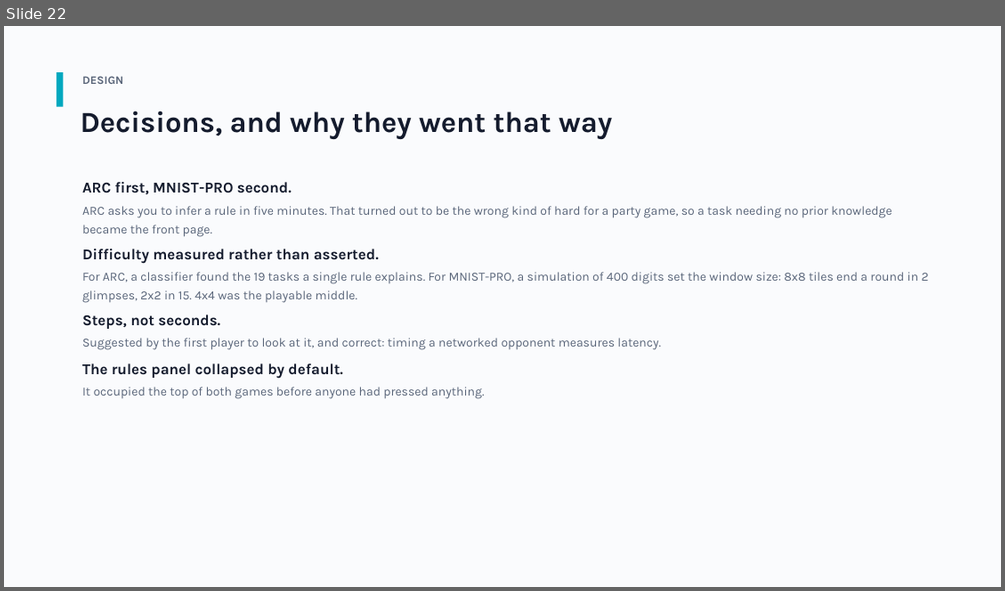
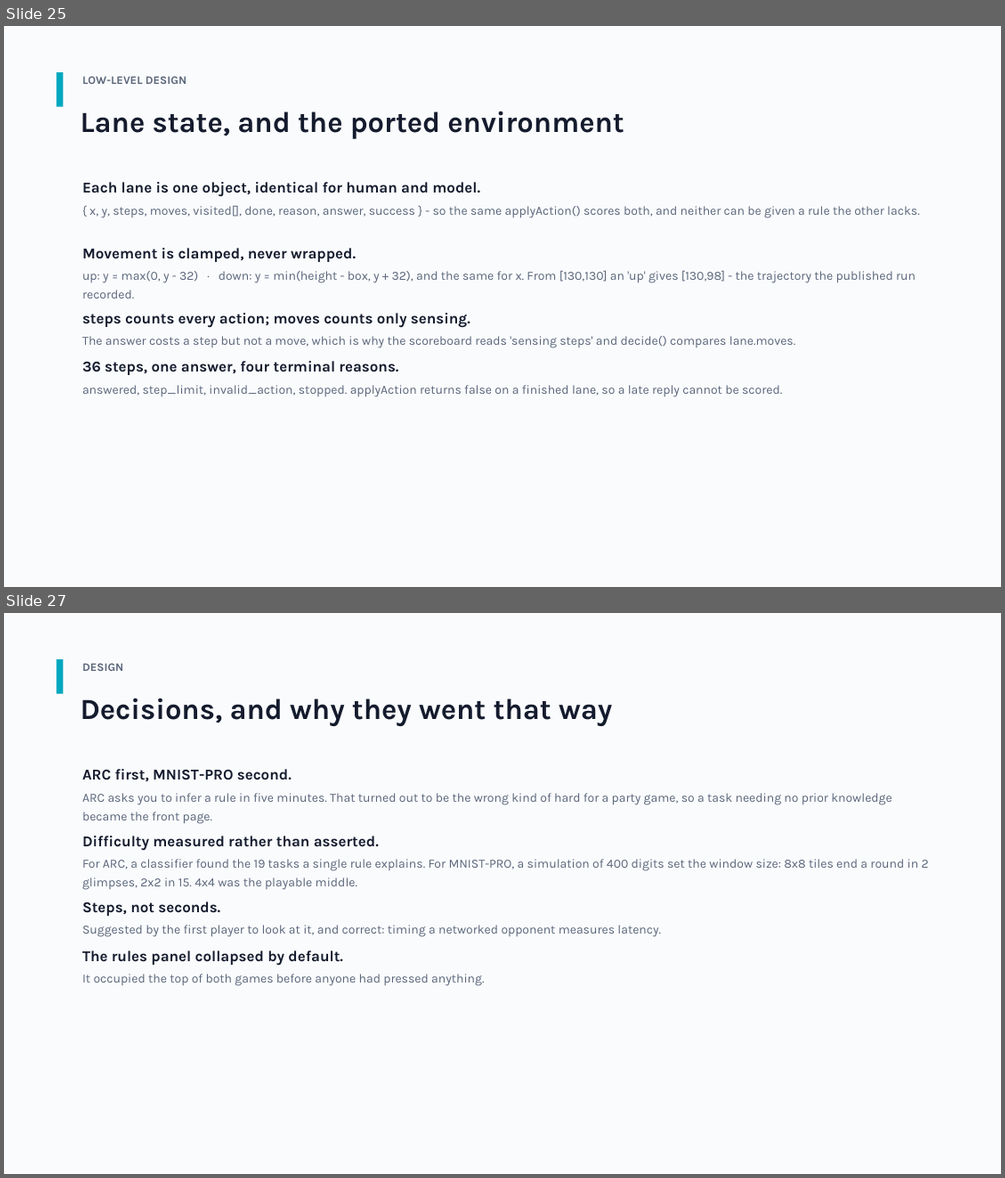
Before and after one commit to panandi/mnistpro, a slide deck: docs/MNIST-PRO-overview.pptx. Shown one above the other, each under a label of ours: slide 22 before the commit, slides 25 and 27 after it; the slides between them are not shown. The pictures are 1005x591 and 1005x1178 pixels, drawn with LibreOffice and Linux fonts; fonts in the diff are those of the drawing. Boxes give left, top, right and bottom in pixels: in the first picture for what was removed or moved away, otherwise in the second. Text is boxed around its words. In the diff, an @@ line names an element or a change of style, - is before the commit and + after.

```diff
--- a/docs/MNIST-PRO-overview.pptx
+++ b/docs/MNIST-PRO-overview.pptx
@@ slide 25 added at <box>4,26,1001,587</box>, background #FFFFFF @@
@@ rectangle added at <box>4,26,1001,587</box>, fill #FAFBFD @@
@@ rectangle added at <box>57,72,63,107</box>, fill #00A8BF @@
@@ text added at <box>82,76,186,84</box>, 11 pt, text #5A667A, bold @@
+LOW-LEVEL DESIGN
@@ text added at <box>81,111,623,139</box>, 28 pt, text #141B2D, bold @@
+Lane state, and the ported environment
@@ text added at <box>82,182,480,197</box>, 14.5 pt, text #141B2D, bold @@
+Each lane is one object, identical for human and model.
@@ text added at <box>89,206,920,218</box>, 12 pt, text #5A667A @@
+{ x, y, steps, moves, visited[], done, reason, answer, success } - so the same applyAction() scores both, and neither can be given a rule the other lacks.
@@ text added at <box>82,248,356,262</box>, 14.5 pt, text #141B2D, bold @@
+Movement is clamped, never wrapped.
@@ text added at <box>82,271,915,298</box>, 12 pt, text #5A667A @@
+up: y = max(0, y - 32) · down: y = min(height - box, y + 32), and the same for x. From [130,130] an 'up' gives [130,98] - the trajectory the published run recorded.
@@ text added at <box>82,313,470,328</box>, 14.5 pt, text #141B2D, bold @@
+steps counts every action; moves counts only sensing.
@@ text added at <box>82,336,795,348</box>, 12 pt, text #5A667A @@
+The answer costs a step but not a move, which is why the scoreboard reads 'sensing steps' and decide() compares lane.moves.
@@ text added at <box>82,361,398,375</box>, 14.5 pt, text #141B2D, bold @@
+36 steps, one answer, four terminal reasons.
@@ text added at <box>82,385,782,397</box>, 12 pt, text #5A667A @@
+answered, step_limit, invalid_action, stopped. applyAction returns false on a finished lane, so a late reply cannot be scored.
@@ what was slide 22 is now slide 27 @@
```
Also in this commit, not shown: 4 other slides added.
